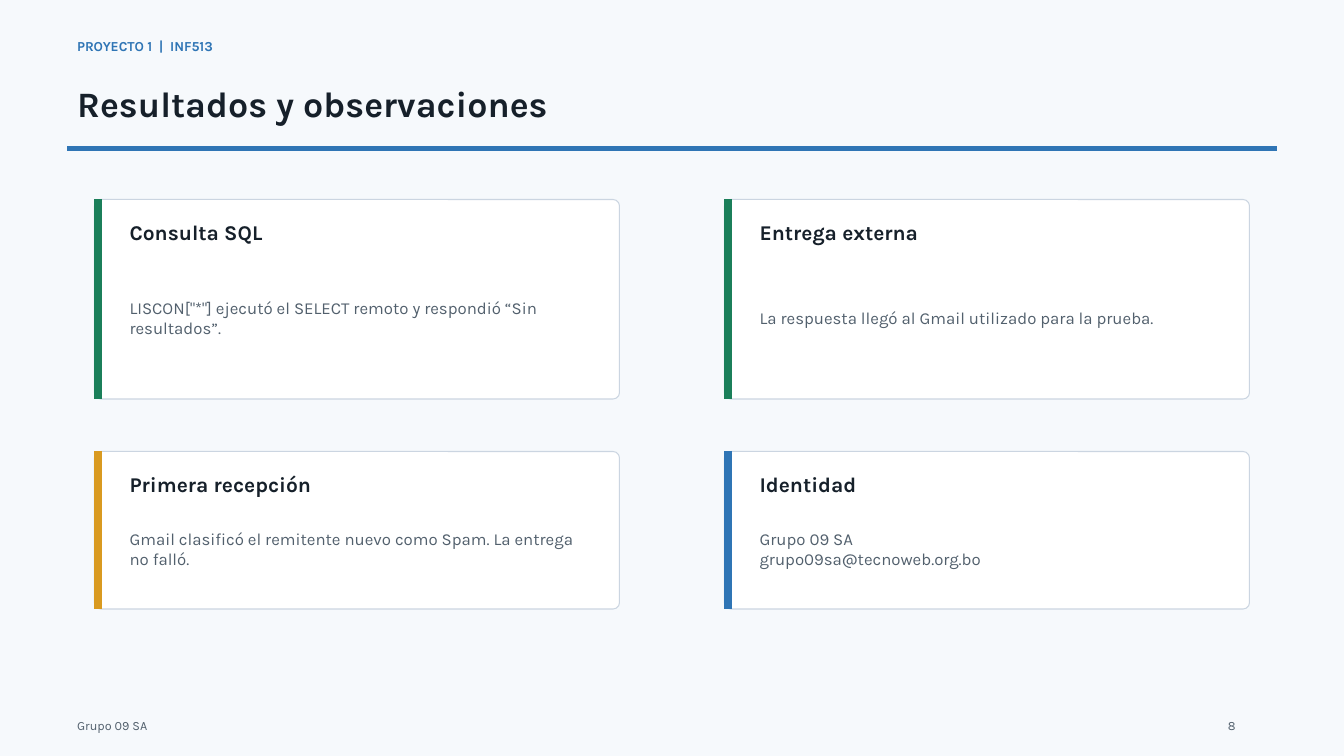
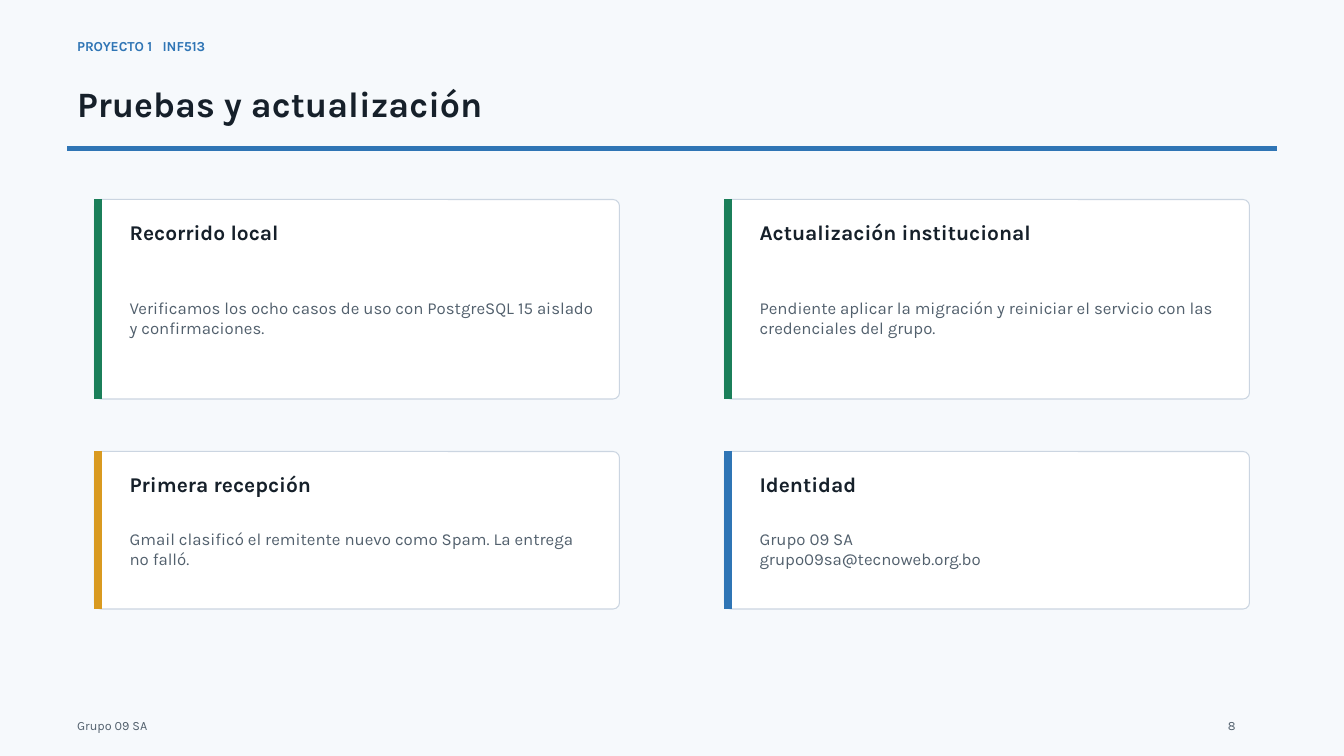
Before and after one commit to BrayanJoelRamosVargas1/inf513-proyecto1, a slide deck: slide 8 of entrega/Presentacion_INF513_P1_Grupo09SA.pptx. Drawn at 1344x756 pixels with LibreOffice and Linux fonts; fonts in the diff are those of the drawing. Boxes give left, top, right and bottom in pixels: in the first picture for what was removed or moved away, otherwise in the second. Text is boxed around its words. In the diff, an @@ line names an element or a change of style, - is before the commit and + after.

```diff
--- a/entrega/Presentacion_INF513_P1_Grupo09SA.pptx
+++ b/entrega/Presentacion_INF513_P1_Grupo09SA.pptx
@@ text at [77, 42, 206, 51]: text changed @@
-PROYECTO 1 | INF513
+PROYECTO 1 INF513
@@ text at [77, 89, 483, 126]: text changed @@
-Resultados y observaciones
+Pruebas y actualización
@@ text at [130, 225, 279, 241]: text changed @@
-Consulta SQL
+Recorrido local
@@ text at [760, 223, 1031, 241]: text changed @@
-Entrega externa
+Actualización institucional
@@ text at [130, 302, 593, 338]: text changed @@
-LISCON["*"] ejecutó el SELECT remoto y respondió “Sin resultados”.
+Verificamos los ocho casos de uso con PostgreSQL 15 aislado y confirmaciones.
@@ text at [760, 301, 1213, 338]: text changed @@
-La respuesta llegó al Gmail utilizado para la prueba.
+Pendiente aplicar la migración y reiniciar el servicio con las credenciales del grupo.
```
Also in this commit, not shown: 9 other slides changed, 10 other files.
